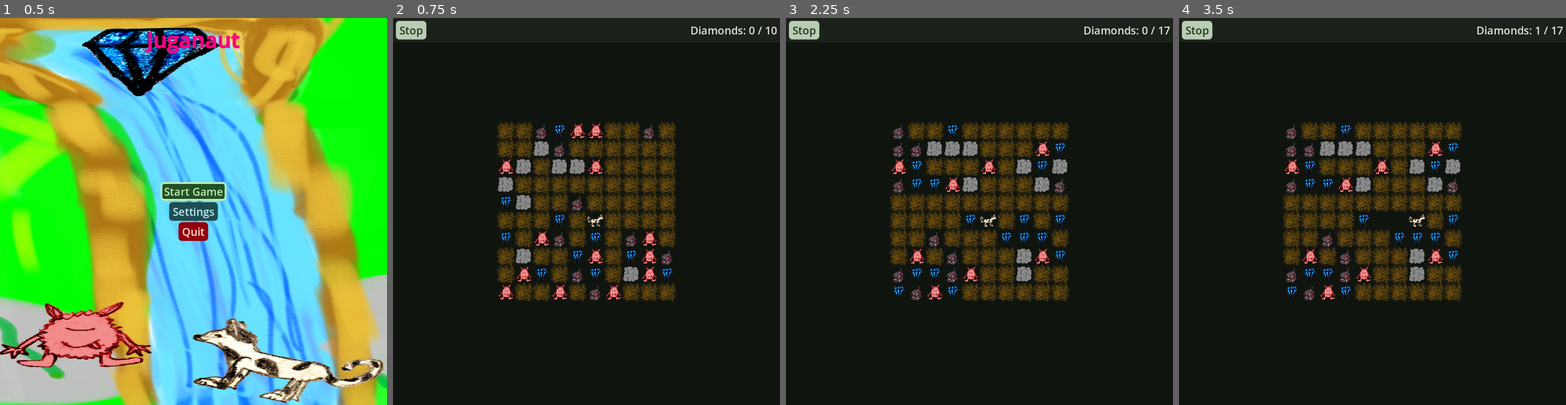
Above: before the commit, frames 1-4 (left to right).
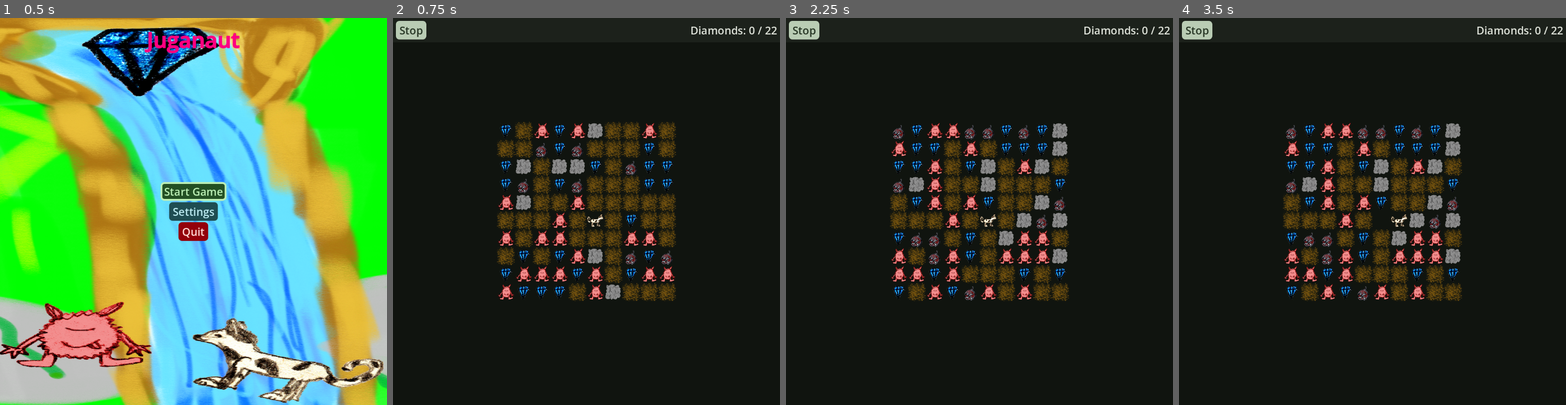
Above: after the commit, the same moments.

Repository: SirVincelot24/juganaut-godot
Game: Godot game, scene res://scenes/MainMenu.tscn
The game is run twice, just before and just after one commit, with the same random seed, the same clock (stepped at 60 frames per second) and the same inputs.
Inputs (mouse positions are in pixels of both pictures, inside the frame that each line leads up to):
- Up to frame 1 (0.5 s): no input
- Up to frame 2 (0.75 s): click "Start Game" at 0.5 s
- Up to frame 3 (2.25 s): click "Stop" at 1.25 s; click "Start Game" at 2 s
- Up to frame 4 (3.5 s): tap Enter at 2.75 s; move the mouse to (1457, 192) at 2.77 s; hold D (movement.right) from 2.78 s (still down); click (1457, 192) at 2.92 s

Frame 1 is identical in both runs. In frame 2, 5.5% of the frame differs, in the area x 26-100%, y 2-74%; in frame 3, 9.1%; in frame 4, 9.2%.
Error after the commit: Invalid access to property or key 'name' on a base object of type 'Nil'. (res://scripts/BL/grid/grid.gd:70)

Commit message:
add reset settings button

Diff:
--- a/scenes/settings_menu.tscn
+++ b/scenes/settings_menu.tscn
@@ -7,6 +7,7 @@
 [ext_resource type="Script" uid="uid://cdc0fny7nvh6b" path="res://scripts/UI/settings_menu/audio_slider.gd" id="4_labj1"]
 [ext_resource type="Script" uid="uid://cps7wioglslib" path="res://scripts/UI/settings_menu/scale.gd" id="4_lwwgp"]
 [ext_resource type="Script" uid="uid://c7df06ufwvxp7" path="res://scripts/UI/settings_menu/world_settings.gd" id="6_48ojb"]
+[ext_resource type="Texture2D" uid="uid://dfx47i7jg1u8" path="res://textures/reset_settings.svg" id="6_fb6cq"]
 [ext_resource type="Script" uid="uid://cfsu1uxtv0yas" path="res://scripts/UI/range_slider.gd" id="7_n35ux"]
 
 [node name="SettingsMenu" type="Control" unique_id=1464940150]
@@ -128,10 +129,21 @@
 theme_type_variation = &"SettingsHeadline"
 text = "game_renderer"
 
-[node name="WorldTitle" type="Label" parent="VBoxContainer/SafeMarginContainer/VBoxContainer/ScrollContainer/VBoxContainer" unique_id=1022692478]
-layout_mode = 2
-theme_type_variation = &"SettingsHeadline"
+[node name="WorldTitleContainer" type="PanelContainer" parent="VBoxContainer/SafeMarginContainer/VBoxContainer/ScrollContainer/VBoxContainer" unique_id=25068254]
+layout_mode = 2
+theme_type_variation = &"SettingsTitleContainer"
+
+[node name="WorldTitle" type="Label" parent="VBoxContainer/SafeMarginContainer/VBoxContainer/ScrollContainer/VBoxContainer/WorldTitleContainer" unique_id=1022692478]
+layout_mode = 2
+size_flags_horizontal = 0
+theme_type_variation = &"SettingsHeadlineNoMargin"
 text = "world"
+
+[node name="ResetButton" type="TextureButton" parent="VBoxContainer/SafeMarginContainer/VBoxContainer/ScrollContainer/VBoxContainer/WorldTitleContainer" unique_id=1242286703]
+layout_mode = 2
+size_flags_horizontal = 10
+size_flags_vertical = 4
+texture_normal = ExtResource("6_fb6cq")
 
 [node name="WorldSettings" type="GridContainer" parent="VBoxContainer/SafeMarginContainer/VBoxContainer/ScrollContainer/VBoxContainer" unique_id=1261035232]
 layout_mode = 2
@@ -307,6 +319,7 @@
 [connection signal="item_selected" from="VBoxContainer/SafeMarginContainer/VBoxContainer/ScrollContainer/VBoxContainer/LanguageSelect" to="VBoxContainer/SafeMarginContainer/VBoxContainer/ScrollContainer/VBoxContainer/LanguageSelect" method="_item_selected"]
 [connection signal="value_changed" from="VBoxContainer/SafeMarginContainer/VBoxContainer/ScrollContainer/VBoxContainer/Scale/HBoxContainer/ScaleSlider" to="VBoxContainer/SafeMarginContainer/VBoxContainer/ScrollContainer/VBoxContainer/Scale" method="change_scale"]
 [connection signal="pressed" from="VBoxContainer/SafeMarginContainer/VBoxContainer/ScrollContainer/VBoxContainer/Scale/HBoxContainer/ApplyBtn" to="VBoxContainer/SafeMarginContainer/VBoxContainer/ScrollContainer/VBoxContainer/Scale" method="apply_scale"]
+[connection signal="pressed" from="VBoxContainer/SafeMarginContainer/VBoxContainer/ScrollContainer/VBoxContainer/WorldTitleContainer/ResetButton" to="VBoxContainer/SafeMarginContainer/VBoxContainer/ScrollContainer/VBoxContainer/WorldSettings" method="_on_reset_button_pressed"]
 [connection signal="drag_ended" from="VBoxContainer/SafeMarginContainer/VBoxContainer/ScrollContainer/VBoxContainer/WorldSettings/WidthSlider" to="VBoxContainer/SafeMarginContainer/VBoxContainer/ScrollContainer/VBoxContainer/WorldSettings" method="_on_slider_drag_ended"]
 [connection signal="value_changed" from="VBoxContainer/SafeMarginContainer/VBoxContainer/ScrollContainer/VBoxContainer/WorldSettings/WidthSlider" to="VBoxContainer/SafeMarginContainer/VBoxContainer/ScrollContainer/VBoxContainer/WorldSettings" method="_on_width_changed"]
 [connection signal="drag_ended" from="VBoxContainer/SafeMarginContainer/VBoxContainer/ScrollContainer/VBoxContainer/WorldSettings/HeightSlider" to="VBoxContainer/SafeMarginContainer/VBoxContainer/ScrollContainer/VBoxContainer/WorldSettings" method="_on_slider_drag_ended"]
--- a/scripts/UI/settings_menu/world_settings.gd
+++ b/scripts/UI/settings_menu/world_settings.gd
@@ -13,6 +13,13 @@
 var monsters: Vector2
 var bombs: Vector2
 var rocks: Vector2
+
+class WorldDefaults:
+	const world_size: Vector2 = Vector2(20, 20)
+	const diamonds: Vector2 = Vector2(10, 30)
+	const monsters: Vector2 = Vector2(20, 50)
+	const bombs: Vector2 = Vector2(10, 20)
+	const rocks: Vector2 = Vector2(20, 50)
 
 func _on_width_changed(value: float) -> void:
 	width_label.text = str(int(value))
@@ -49,15 +56,17 @@
 	rocks = Vector2(range_begin, range_end)
 	PlayerPrefs.set_pref("rocks", rocks)
 
-func _ready() -> void:
-	var world_size = PlayerPrefs.get_vec2("world_size", Vector2(10, 10))
-	var _diamonds: Vector2 = PlayerPrefs.get_vec2("diamonds", Vector2(10, 20))
+func set_settings(world_size: Vector2,
+		_diamonds: Vector2,
+		_monsters: Vector2,
+		_bombs: Vector2,
+		_rocks: Vector2
+	) -> void:
+	_on_width_changed(world_size.x)
+	_on_height_changed(world_size.y)
 	_on_diamonds_changed(_diamonds.x, _diamonds.y)
-	var _monsters: Vector2 = PlayerPrefs.get_vec2("monsters", Vector2(10, 20))
 	_on_monsters_changed(_monsters.x, _monsters.y)
-	var _bombs: Vector2 = PlayerPrefs.get_vec2("bombs", Vector2(10, 20))
 	_on_bombs_changed(_bombs.x, _bombs.y)
-	var _rocks: Vector2 = PlayerPrefs.get_vec2("rocks", Vector2(10, 20))
 	_on_rocks_changed(_rocks.x, _rocks.y)
 	$WidthSlider.value = world_size.x
 	$HeightSlider.value = world_size.y
@@ -69,3 +78,20 @@
 	$BombsSlider.range_end = _bombs.y
 	$RocksSlider.range_begin = _rocks.x
 	$RocksSlider.range_end = _rocks.y
+
+func _ready() -> void:
+	var world_size = PlayerPrefs.get_vec2("world_size", WorldDefaults.world_size)
+	var _diamonds: Vector2 = PlayerPrefs.get_vec2("diamonds", WorldDefaults.diamonds)
+	var _monsters: Vector2 = PlayerPrefs.get_vec2("monsters", WorldDefaults.monsters)
+	var _bombs: Vector2 = PlayerPrefs.get_vec2("bombs", WorldDefaults.bombs)
+	var _rocks: Vector2 = PlayerPrefs.get_vec2("rocks", WorldDefaults.rocks)
+	set_settings(world_size, _diamonds, _monsters, _bombs, _rocks)
+
+func _on_reset_button_pressed() -> void:
+	set_settings(
+		WorldDefaults.world_size,
+		WorldDefaults.diamonds,
+		WorldDefaults.monsters,
+		WorldDefaults.bombs,
+		WorldDefaults.rocks
+	)
--- a/scripts/UI/styling/theme_gen.gd
+++ b/scripts/UI/styling/theme_gen.gd
@@ -1,8 +1,8 @@
 @tool
 extends ProgrammaticTheme
 
-var LIGHT_THEME = load("res://scripts/UI/light_theme.gd").new()
-var DARK_THEME = load("res://scripts/UI/dark_theme.gd").new()
+var LIGHT_THEME = load("res://scripts/UI/styling/light_theme.gd").new()
+var DARK_THEME = load("res://scripts/UI/styling/dark_theme.gd").new()
 
 var default_font_size = 30
 var color_scheme: ColorScheme
@@ -61,6 +61,10 @@
 	for entry in buttonBgVariations.keys():
 		button_pressed[entry] = inherit(buttonBgVariations[entry], {
 			bg_color = Color(buttonBgVariations[entry].bg_color, 0.9)
+		})
+
+	var settings_headline_style = stylebox_empty({
+			content_margins_ = content_margins(-1, 50, -1, 20)
 		})
 
 	define_default_font_size(default_font_size)
@@ -193,6 +197,9 @@
 			bg_color = color_scheme.tertiaryContainer
 		})
 	})
+	define_variant_style("SettingsTitleContainer", "PanelContainer", {
+		panel = settings_headline_style
+	})
 
 	# Labels
 	define_style("Label", {
@@ -212,7 +219,8 @@
 	})
 	define_variant_style("SettingsHeadline", "Label", {
 		font_color = color_scheme.onTertiaryContainer,
-		normal = stylebox_empty({
-			content_margins_ = content_margins(-1, 50, -1, 20)
-		})
-	})
+		normal = settings_headline_style
+	})
+	define_variant_style("SettingsHeadlineNoMargin", "Label", {
+		font_color = color_scheme.onTertiaryContainer,
+	})
--- /dev/null
+++ b/textures/reset_settings.svg
@@ -0,0 +1,204 @@
+<!--
+Apache License
+                           Version 2.0, January 2004
+                        http://www.apache.org/licenses/
+
+   TERMS AND CONDITIONS FOR USE, REPRODUCTION, AND DISTRIBUTION
+
+   1. Definitions.
+
+      "License" shall mean the terms and conditions for use, reproduction,
+      and distribution as defined by Sections 1 through 9 of this document.
+
+      "Licensor" shall mean the copyright owner or entity authorized by
+      the copyright owner that is granting the License.
+
+      "Legal Entity" shall mean the union of the acting entity and all
+      other entities that control, are controlled by, or are under common
+      control with that entity. For the purposes of this definition,
+      "control" means (i) the power, direct or indirect, to cause the
+      direction or management of such entity, whether by contract or
+      otherwise, or (ii) ownership of fifty percent (50%) or more of the
+      outstanding shares, or (iii) beneficial ownership of such entity.
+
+      "You" (or "Your") shall mean an individual or Legal Entity
+      exercising permissions granted by this License.
+
+      "Source" form shall mean the preferred form for making modifications,
+      including but not limited to software source code, documentation
+      source, and configuration files.
+
+      "Object" form shall mean any form resulting from mechanical
+      transformation or translation of a Source form, including but
+      not limited to compiled object code, generated documentation,
+      and conversions to other media types.
+
+      "Work" shall mean the work of authorship, whether in Source or
+      Object form, made available under the License, as indicated by a
+      copyright notice that is included in or attached to the work
+      (an example is provided in the Appendix below).
+
+      "Derivative Works" shall mean any work, whether in Source or Object
+      form, that is based on (or derived from) the Work and for which the
+      editorial revisions, annotations, elaborations, or other modifications
+      represent, as a whole, an original work of authorship. For the purposes
+      of this License, Derivative Works shall not include works that remain
+      separable from, or merely link (or bind by name) to the interfaces of,
+      the Work and Derivative Works thereof.
+
+      "Contribution" shall mean any work of authorship, including
+      the original version of the Work and any modifications or additions
+      to that Work or Derivative Works thereof, that is intentionally
+      submitted to Licensor for inclusion in the Work by the copyright owner
+      or by an individual or Legal Entity authorized to submit on behalf of
+      the copyright owner. For the purposes of this definition, "submitted"
+      means any form of electronic, verbal, or written communication sent
+      to the Licensor or its representatives, including but not limited to
+      communication on electronic mailing lists, source code control systems,
+      and issue tracking systems that are managed by, or on behalf of, the
+      Licensor for the purpose of discussing and improving the Work, but
+      excluding communication that is conspicuously marked or otherwise
+      designated in writing by the copyright owner as "Not a Contribution."
+
+      "Contributor" shall mean Licensor and any individual or Legal Entity
+      on behalf of whom a Contribution has been received by Licensor and
+      subsequently incorporated within the Work.
+
+   2. Grant of Copyright License. Subject to the terms and conditions of
+      this License, each Contributor hereby grants to You a perpetual,
+      worldwide, non-exclusive, no-charge, royalty-free, irrevocable
+      copyright license to reproduce, prepare Derivative Works of,
+      publicly display, publicly perform, sublicense, and distribute the
+      Work and such Derivative Works in Source or Object form.
+
+   3. Grant of Patent License. Subject to the terms and conditions of
+      this License, each Contributor hereby grants to You a perpetual,
+      worldwide, non-exclusive, no-charge, royalty-free, irrevocable
+      (except as stated in this section) patent license to make, have made,
+      use, offer to sell, sell, import, and otherwise transfer the Work,
+      where such license applies only to those patent claims licensable
+      by such Contributor that are necessarily infringed by their
+      Contribution(s) alone or by combination of their Contribution(s)
+      with the Work to which such Contribution(s) was submitted. If You
+      institute patent litigation against any entity (including a
+      cross-claim or counterclaim in a lawsuit) alleging that the Work
+      or a Contribution incorporated within the Work constitutes direct
+      or contributory patent infringement, then any patent licenses
+      granted to You under this License for that Work shall terminate
+      as of the date such litigation is filed.
+
+   4. Redistribution. You may reproduce and distribute copies of the
+      Work or Derivative Works thereof in any medium, with or without
+      modifications, and in Source or Object form, provided that You
+      meet the following conditions:
+
+      (a) You must give any other recipients of the Work or
+          Derivative Works a copy of this License; and
+
+      (b) You must cause any modified files to carry prominent notices
+          stating that You changed the files; and
+
+      (c) You must retain, in the Source form of any Derivative Works
+          that You distribute, all copyright, patent, trademark, and
+          attribution notices from the Source form of the Work,
+          excluding those notices that do not pertain to any part of
+          the Derivative Works; and
+
+      (d) If the Work includes a "NOTICE" text file as part of its
+          distribution, then any Derivative Works that You distribute must
+          include a readable copy of the attribution notices contained
+          within such NOTICE file, excluding those notices that do not
+          pertain to any part of the Derivative Works, in at least one
+          of the following places: within a NOTICE text file distributed
+          as part of the Derivative Works; within the Source form or
+          documentation, if provided along with the Derivative Works; or,
+          within a display generated by the Derivative Works, if and
+          wherever such third-party notices normally appear. The contents
+          of the NOTICE file are for informational purposes only and
+          do not modify the License. You may add Your own attribution
+          notices within Derivative Works that You distribute, alongside
+          or as an addendum to the NOTICE text from the Work, provided
+          that such additional attribution notices cannot be construed
+          as modifying the License.
+
+      You may add Your own copyright statement to Your modifications and
+      may provide additional or different license terms and conditions
+      for use, reproduction, or distribution of Your modifications, or
+      for any such Derivative Works as a whole, provided Your use,
+      reproduction, and distribution of the Work otherwise complies with
+      the conditions stated in this License.
+
+   5. Submission of Contributions. Unless You explicitly state otherwise,
+      any Contribution intentionally submitted for inclusion in the Work
+      by You to the Licensor shall be under the terms and conditions of
+      this License, without any additional terms or conditions.
+      Notwithstanding the above, nothing herein shall supersede or modify
+      the terms of any separate license agreement you may have executed
+      with Licensor regarding such Contributions.
+
+   6. Trademarks. This License does not grant permission to use the trade
+      names, trademarks, service marks, or product names of the Licensor,
+      except as required for reasonable and customary use in describing the
+      origin of the Work and reproducing the content of the NOTICE file.
+
+   7. Disclaimer of Warranty. Unless required by applicable law or
+      agreed to in writing, Licensor provides the Work (and each
+      Contributor provides its Contributions) on an "AS IS" BASIS,
+      WITHOUT WARRANTIES OR CONDITIONS OF ANY KIND, either express or
+      implied, including, without limitation, any warranties or conditions
+      of TITLE, NON-INFRINGEMENT, MERCHANTABILITY, or FITNESS FOR A
+      PARTICULAR PURPOSE. You are solely responsible for determining the
+      appropriateness of using or redistributing the Work and assume any
+      risks associated with Your exercise of permissions under this License.
+
+   8. Limitation of Liability. In no event and under no legal theory,
+      whether in tort (including negligence), contract, or otherwise,
+      unless required by applicable law (such as deliberate and grossly
+      negligent acts) or agreed to in writing, shall any Contributor be
+      liable to You for damages, including any direct, indirect, special,
+      incidental, or consequential damages of any character arising as a
+      result of this License or out of the use or inability to use the
+      Work (including but not limited to damages for loss of goodwill,
+      work stoppage, computer failure or malfunction, or any and all
+      other commercial damages or losses), even if such Contributor
+      has been advised of the possibility of such damages.
+
+   9. Accepting Warranty or Additional Liability. While redistributing
+      the Work or Derivative Works thereof, You may choose to offer,
+      and charge a fee for, acceptance of support, warranty, indemnity,
+      or other liability obligations and/or rights consistent with this
+      License. However, in accepting such obligations, You may act only
+      on Your own behalf and on Your sole responsibility, not on behalf
+      of any other Contributor, and only if You agree to indemnify,
+      defend, and hold each Contributor harmless for any liability
+      incurred by, or claims asserted against, such Contributor by reason
+      of your accepting any such warranty or additional liability.
+
+   END OF TERMS AND CONDITIONS
+
+   APPENDIX: How to apply the Apache License to your work.
+
+      To apply the Apache License to your work, attach the following
+      boilerplate notice, with the fields enclosed by brackets "[]"
+      replaced with your own identifying information. (Don't include
+      the brackets!)  The text should be enclosed in the appropriate
+      comment syntax for the file format. We also recommend that a
+      file or class name and description of purpose be included on the
+      same "printed page" as the copyright notice for easier
+      identification within third-party archives.
+
+   Copyright [yyyy] [name of copyright owner]
+
+   Licensed under the Apache License, Version 2.0 (the "License");
+   you may not use this file except in compliance with the License.
+   You may obtain a copy of the License at
+
+       http://www.apache.org/licenses/LICENSE-2.0
+
+   Unless required by applicable law or agreed to in writing, software
+   distributed under the License is distributed on an "AS IS" BASIS,
+   WITHOUT WARRANTIES OR CONDITIONS OF ANY KIND, either express or implied.
+   See the License for the specific language governing permissions and
+   limitations under the License.
+-->
+<svg xmlns="http://www.w3.org/2000/svg" viewBox="0 -960 960 960" fill="white"><path d="M520-330v-60h160v60H520Zm60 210v-50h-60v-60h60v-50h60v160h-60Zm100-50v-60h160v60H680Zm40-110v-160h60v50h60v60h-60v50h-60Zm111-280h-83q-26-88-99-144t-169-56q-117 0-198.5 81.5T200-480q0 72 32.5 132t87.5 98v-110h80v240H160v-80h94q-62-50-98-122.5T120-480q0-75 28.5-140.5t77-114q48.5-48.5 114-77T480-840q129 0 226.5 79.5T831-560Z"/></svg>
--- a/themes/generated/dark_theme.tres
+++ b/themes/generated/dark_theme.tres
@@ -285,7 +285,11 @@
 content_margin_top = 50.0
 content_margin_bottom = 20.0
 
-[sub_resource type="StyleBoxFlat" id="StyleBoxFlat_28pxk"]
+[sub_resource type="StyleBoxEmpty" id="StyleBoxEmpty_28pxk"]
+content_margin_top = 50.0
+content_margin_bottom = 20.0
+
+[sub_resource type="StyleBoxFlat" id="StyleBoxFlat_842js"]
 content_margin_left = 10.0
 content_margin_top = 5.0
 content_margin_right = 10.0
@@ -428,29 +432,33 @@
 SettingsHeadline/base_type = &"Label"
 SettingsHeadline/colors/font_color = Color(0.7372549, 0.92156863, 0.94509804, 1)
 SettingsHeadline/styles/normal = SubResource("StyleBoxEmpty_jub0h")
+SettingsHeadlineNoMargin/base_type = &"Label"
+SettingsHeadlineNoMargin/colors/font_color = Color(0.7372549, 0.92156863, 0.94509804, 1)
+SettingsTitleContainer/base_type = &"PanelContainer"
+SettingsTitleContainer/styles/panel = SubResource("StyleBoxEmpty_28pxk")
 StartButton/base_type = &"Button"
 StartButton/colors/font_color = Color(0.7372549, 0.9411765, 0.70980394, 1)
 StartButton/colors/font_pressed_color = Color(0.7372549, 0.9411765, 0.70980394, 1)
-StartButton/styles/hover = SubResource("StyleBoxFlat_28pxk")
-StartButton/styles/normal = SubResource("StyleBoxFlat_842js")
-StartButton/styles/pressed = SubResource("StyleBoxFlat_oyryx")
+StartButton/styles/hover = SubResource("StyleBoxFlat_842js")
+StartButton/styles/normal = SubResource("StyleBoxFlat_oyryx")
+StartButton/styles/pressed = SubResource("StyleBoxFlat_u70g8")
 StopButton/base_type = &"Button"
 StopButton/colors/font_color = Color(0.14509805, 0.20392157, 0.13725491, 1)
 StopButton/colors/font_hover_color = Color(0.0627451, 0.078431375, 0.05882353, 1)
 StopButton/colors/font_hover_pressed_color = Color(0.0627451, 0.078431375, 0.05882353, 1)
 StopButton/colors/font_pressed_color = Color(0.14509805, 0.20392157, 0.13725491, 1)
-StopButton/styles/hover = SubResource("StyleBoxFlat_u70g8")
-StopButton/styles/normal = SubResource("StyleBoxFlat_qk30i")
-StopButton/styles/pressed = SubResource("StyleBoxFlat_duuvf")
+StopButton/styles/hover = SubResource("StyleBoxFlat_qk30i")
+StopButton/styles/normal = SubResource("StyleBoxFlat_duuvf")
+StopButton/styles/pressed = SubResource("StyleBoxFlat_6s64l")
 TitleBar/base_type = &"PanelContainer"
-TitleBar/styles/panel = SubResource("StyleBoxFlat_6s64l")
+TitleBar/styles/panel = SubResource("StyleBoxFlat_ctvjn")
 TitleLabel/base_type = &"Label"
 TitleLabel/colors/font_color = Color(1, 0, 0.5, 1)
 TitleLabel/colors/font_outline_color = Color(1, 0, 0.5, 1)
 TitleLabel/constants/outline_size = 5
 TitleLabel/font_sizes/font_size = 60
-TitleLabel/styles/normal = SubResource("StyleBoxEmpty_ctvjn")
+TitleLabel/styles/normal = SubResource("StyleBoxEmpty_f7l42")
 TopBar/base_type = &"PanelContainer"
-TopBar/styles/panel = SubResource("StyleBoxFlat_f7l42")
+TopBar/styles/panel = SubResource("StyleBoxFlat_h00bu")
 onPrimary/base_type = &"Label"
 onPrimary/colors/font_color = Color(0.03529412, 0.22352941, 0.0627451, 1)
--- a/themes/generated/light_theme.tres
+++ b/themes/generated/light_theme.tres
@@ -285,7 +285,11 @@
 content_margin_top = 50.0
 content_margin_bottom = 20.0
 
-[sub_resource type="StyleBoxFlat" id="StyleBoxFlat_h5n8f"]
+[sub_resource type="StyleBoxEmpty" id="StyleBoxEmpty_h5n8f"]
+content_margin_top = 50.0
+content_margin_bottom = 20.0
+
+[sub_resource type="StyleBoxFlat" id="StyleBoxFlat_bftjv"]
 content_margin_left = 10.0
 content_margin_top = 5.0
 content_margin_right = 10.0
@@ -428,29 +432,33 @@
 SettingsHeadline/base_type = &"Label"
 SettingsHeadline/colors/font_color = Color(0.12156863, 0.3019608, 0.32156864, 1)
 SettingsHeadline/styles/normal = SubResource("StyleBoxEmpty_5y6xq")
+SettingsHeadlineNoMargin/base_type = &"Label"
+SettingsHeadlineNoMargin/colors/font_color = Color(0.12156863, 0.3019608, 0.32156864, 1)
+SettingsTitleContainer/base_type = &"PanelContainer"
+SettingsTitleContainer/styles/panel = SubResource("StyleBoxEmpty_h5n8f")
 StartButton/base_type = &"Button"
 StartButton/colors/font_color = Color(0.13725491, 0.3137255, 0.14117648, 1)
 StartButton/colors/font_pressed_color = Color(0.13725491, 0.3137255, 0.14117648, 1)
-StartButton/styles/hover = SubResource("StyleBoxFlat_h5n8f")
-StartButton/styles/normal = SubResource("StyleBoxFlat_bftjv")
-StartButton/styles/pressed = SubResource("StyleBoxFlat_su23f")
+StartButton/styles/hover = SubResource("StyleBoxFlat_bftjv")
+StartButton/styles/normal = SubResource("StyleBoxFlat_su23f")
+StartButton/styles/pressed = SubResource("StyleBoxFlat_48cal")
 StopButton/base_type = &"Button"
 StopButton/colors/font_color = Color(1, 1, 1, 1)
 StopButton/colors/font_hover_color = Color(0.84705883, 0.85882354, 0.8235294, 1)
 StopButton/colors/font_hover_pressed_color = Color(0.84705883, 0.85882354, 0.8235294, 1)
 StopButton/colors/font_pressed_color = Color(1, 1, 1, 1)
-StopButton/styles/hover = SubResource("StyleBoxFlat_48cal")
-StopButton/styles/normal = SubResource("StyleBoxFlat_d0mue")
-StopButton/styles/pressed = SubResource("StyleBoxFlat_uny4q")
+StopButton/styles/hover = SubResource("StyleBoxFlat_d0mue")
+StopButton/styles/normal = SubResource("StyleBoxFlat_uny4q")
+StopButton/styles/pressed = SubResource("StyleBoxFlat_yup0o")
 TitleBar/base_type = &"PanelContainer"
-TitleBar/styles/panel = SubResource("StyleBoxFlat_yup0o")
+TitleBar/styles/panel = SubResource("StyleBoxFlat_te40j")
 TitleLabel/base_type = &"Label"
 TitleLabel/colors/font_color = Color(1, 0, 0.5, 1)
 TitleLabel/colors/font_outline_color = Color(1, 0, 0.5, 1)
 TitleLabel/constants/outline_size = 5
 TitleLabel/font_sizes/font_size = 60
-TitleLabel/styles/normal = SubResource("StyleBoxEmpty_te40j")
+TitleLabel/styles/normal = SubResource("StyleBoxEmpty_d6btc")
 TopBar/base_type = &"PanelContainer"
-TopBar/styles/panel = SubResource("StyleBoxFlat_d6btc")
+TopBar/styles/panel = SubResource("StyleBoxFlat_euqwu")
 onPrimary/base_type = &"Label"
 onPrimary/colors/font_color = Color(1, 1, 1, 1)
Not shown, added: textures/reset_settings.svg.import
Not shown: 6 places in themes/generated/dark_theme.tres that only renumber resources
Not shown: 6 places in themes/generated/light_theme.tres that only renumber resources
